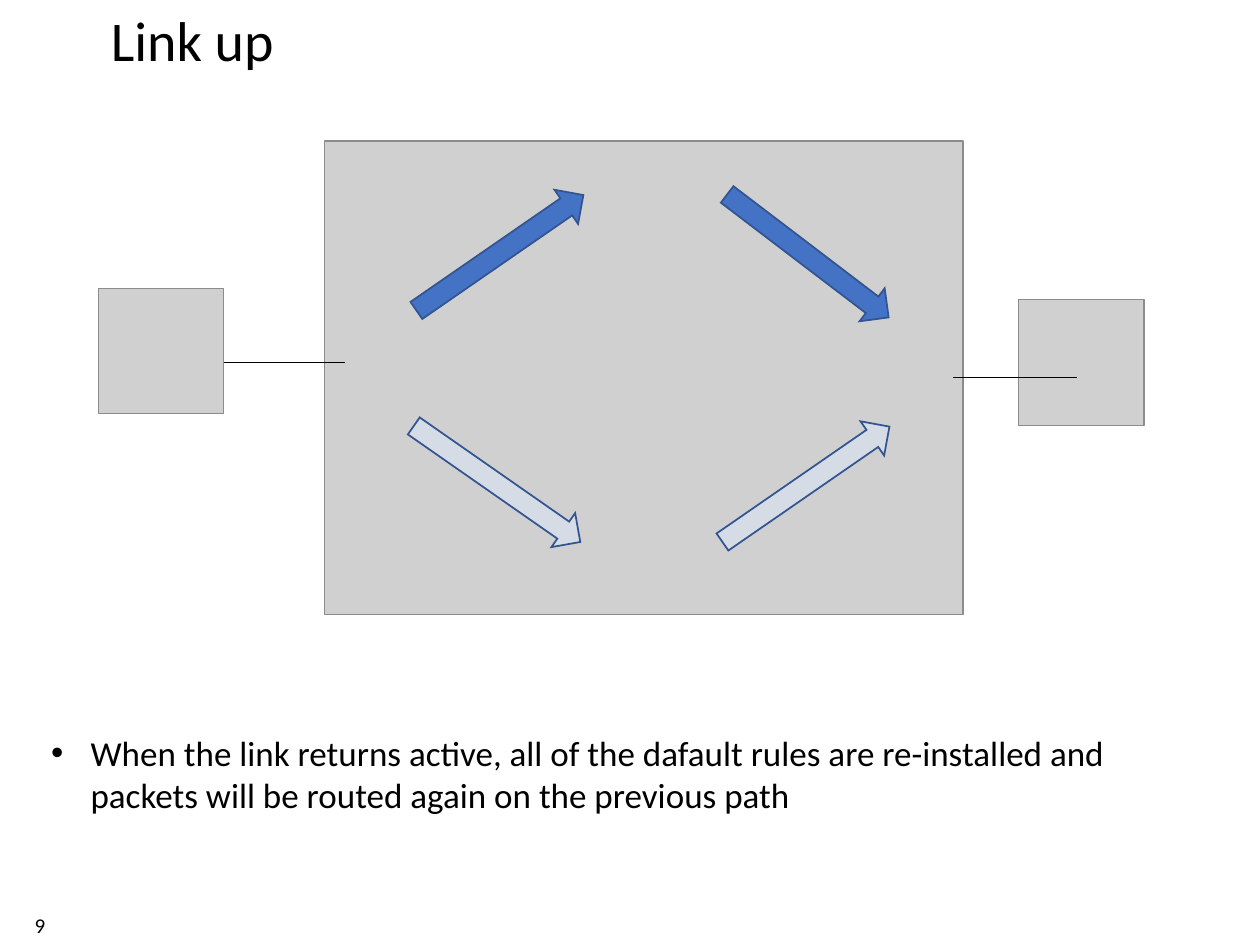
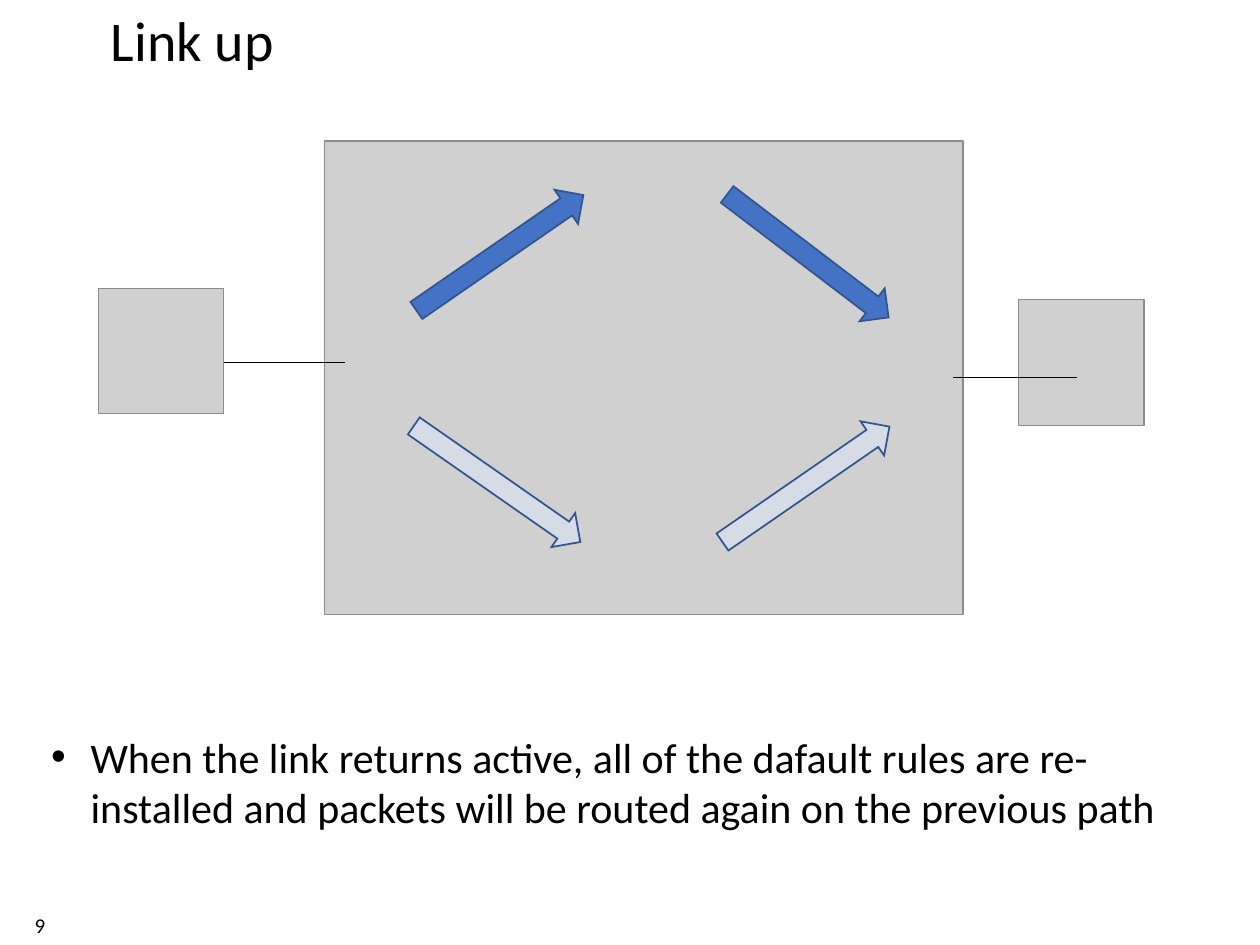
Before and after one commit to xdl907/switching-and-routing-project, a slide deck: slide 9 of template_project_exam__1_.pptx. Drawn at 1260x945 pixels with LibreOffice and Linux fonts; fonts in the diff are those of the drawing; grey boxes stand for pictures; background and template pictures are left out. Boxes give left, top, right and bottom in pixels: in the first picture for what was removed or moved away, otherwise in the second. Text is boxed around its words. In the diff, an @@ line names an element or a change of style, - is before the commit and + after.

```diff
--- a/template_project_exam__1_.pptx
+++ b/template_project_exam__1_.pptx
@@ text "When the link returns active, ..." at [91, 743, 1155, 831]: size 20 to 24 pt @@
```
Also in this commit, not shown: 3 other slides changed.
